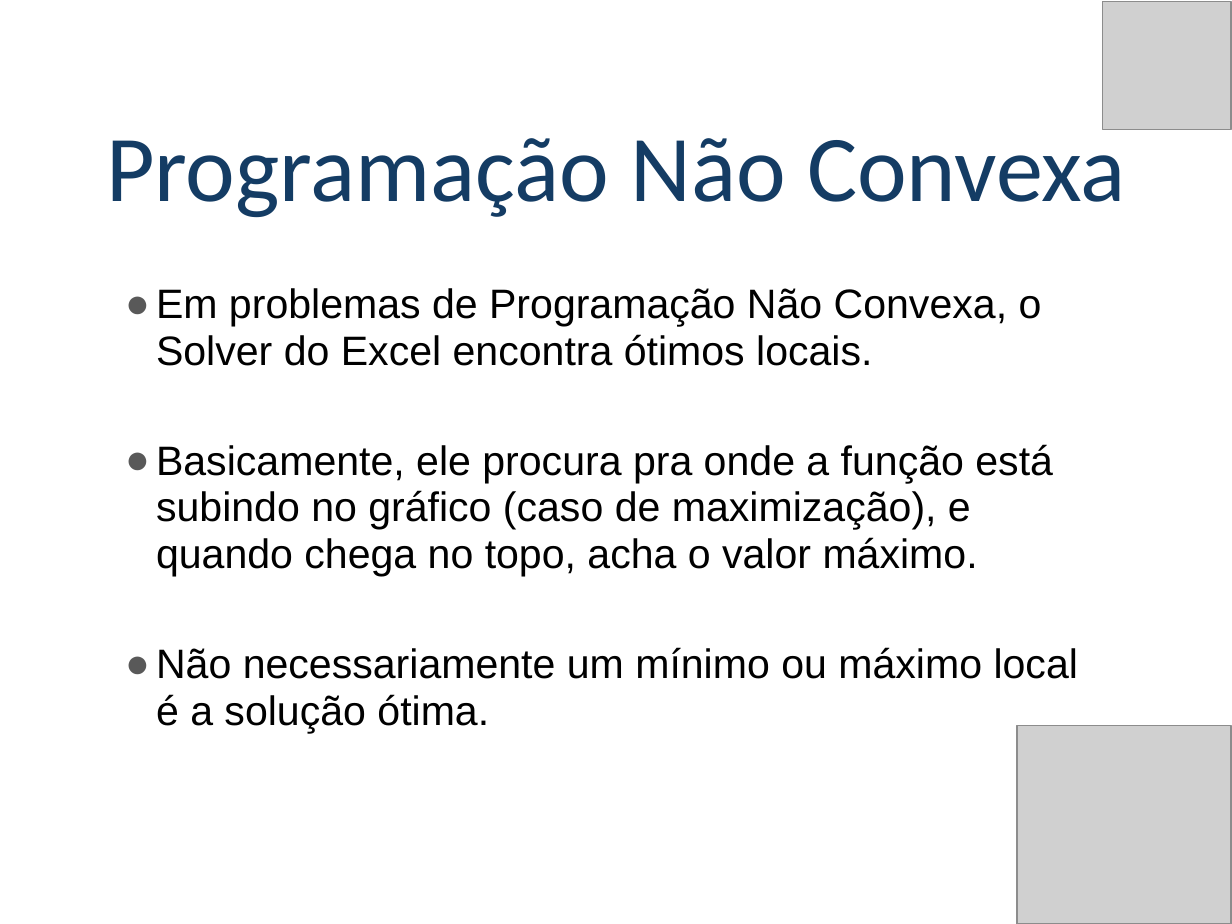
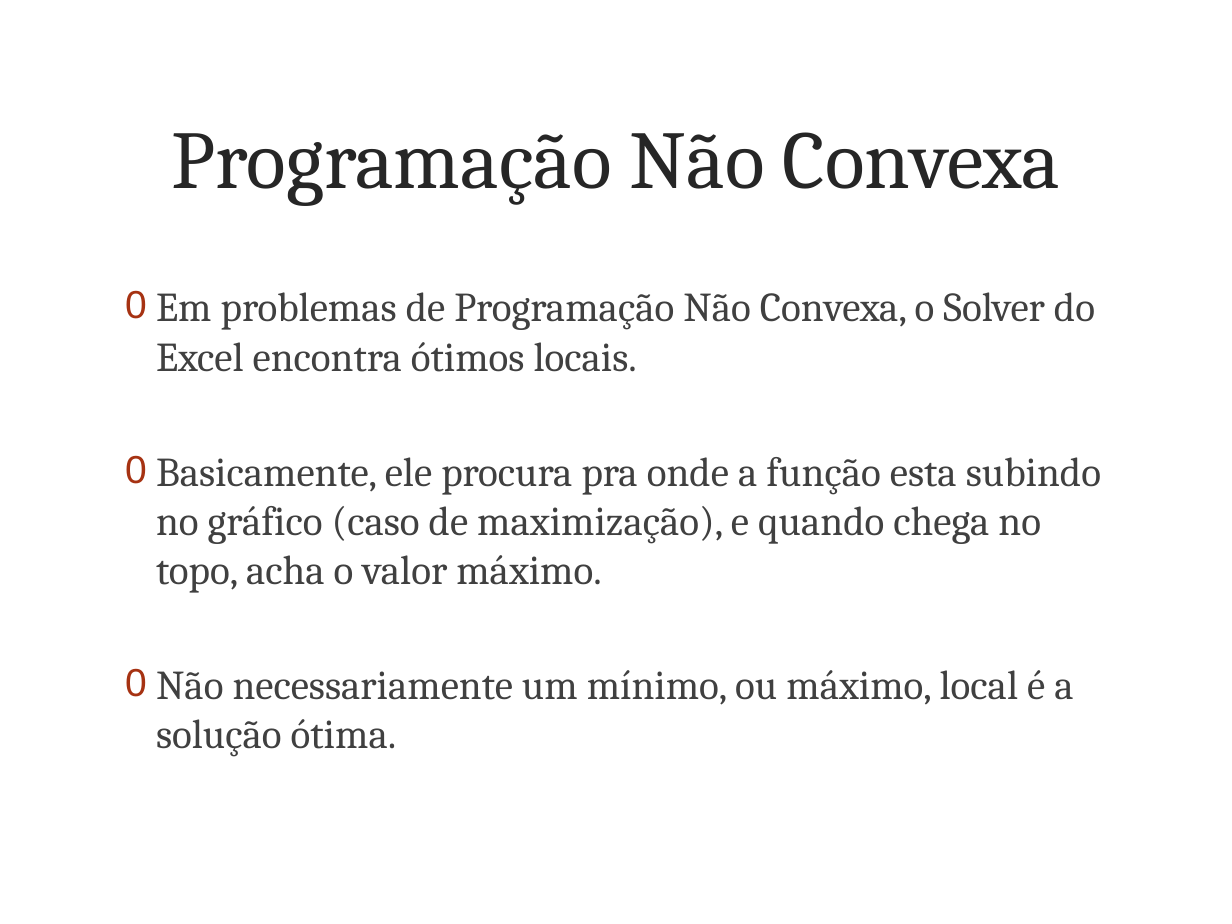
Before and after one commit to poparatodos/Pesquisa-Operacional-Para-Todos, a slide deck: slide 29 of assets/slides/po2/Programação Não Linear.pptx. Drawn at 1232x924 pixels with LibreOffice and Linux fonts; fonts in the diff are those of the drawing; grey boxes stand for pictures; background and template pictures are left out. Boxes give left, top, right and bottom in pixels: in the first picture for what was removed or moved away, otherwise in the second. Text is boxed around its words. In the diff, an @@ line names an element or a change of style, - is before the commit and + after.

```diff
--- a/assets/slides/po2/Programação Não Linear.pptx
+++ b/assets/slides/po2/Programação Não Linear.pptx
@@ picture removed at [1103,1,1231,129] @@
@@ title "Programação Não Convexa": place and size @@
-title "Programação Não Convexa" at [106,123,1125,217]
+title "Programação Não Convexa" at [172,132,1060,206]
@@ title "Programação Não Convexa" at [172,132,1060,206]: size 55 to 48 pt, font Calibri to Cambria, text colour #143C64 to #262626; line spacing 0.9 to 1; vertical alignment bottom to middle @@
@@ text at [156,292,1095,372]: font Arial to Cambria, text colour #000000 to #404040 in "Em problemas de Programação Não Convexa, o ..."; bullet ● to 0; line spacing 0.95 to 1; more space between paragraphs; bullet colour #595959 to #A63212 @@
@@ text at [156,457,1101,757]: text changed; font Arial to Cambria; text colour #000000 to #404040 @@
-● Basicamente, ele procura pra onde a função está subindo no gráfico (caso de maximização), e quando chega no topo, acha o valor máximo.
-● Não necessariamente um mínimo ou máximo local é a solução ótima.
+0 Basicamente, ele procura pra onde a função esta subindo no gráfico (caso de maximização), e quando chega no topo, acha o valor máximo.
+0 Não necessariamente um mínimo, ou máximo, local é a solução ótima.
@@ picture removed at [1016,726,1231,924] @@
```
Also in this commit, not shown: 31 other slides changed, 11 other files.
